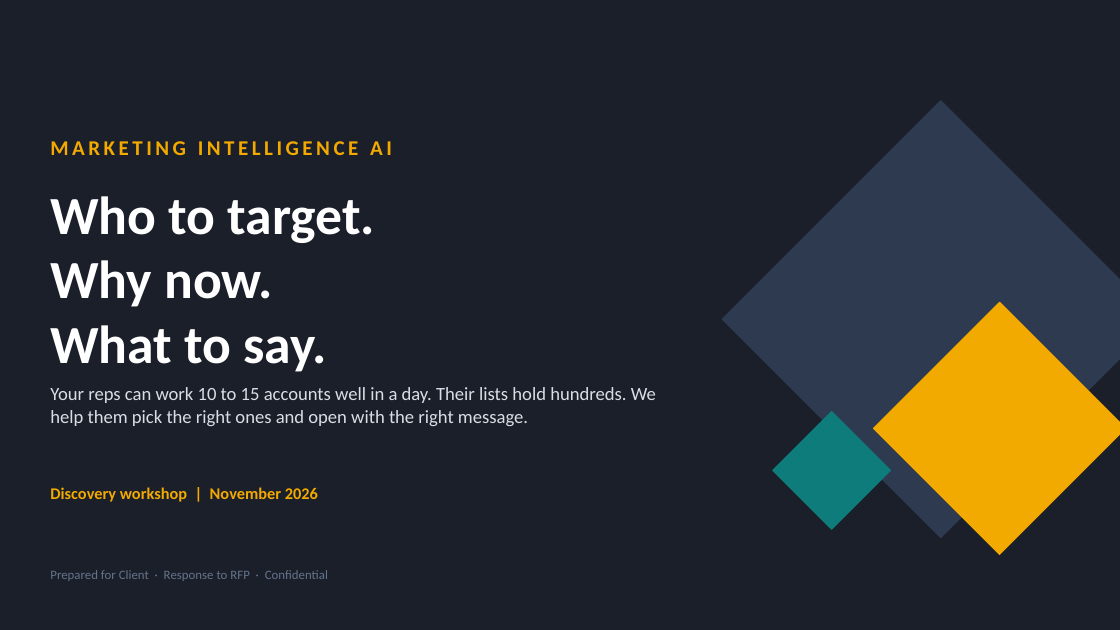
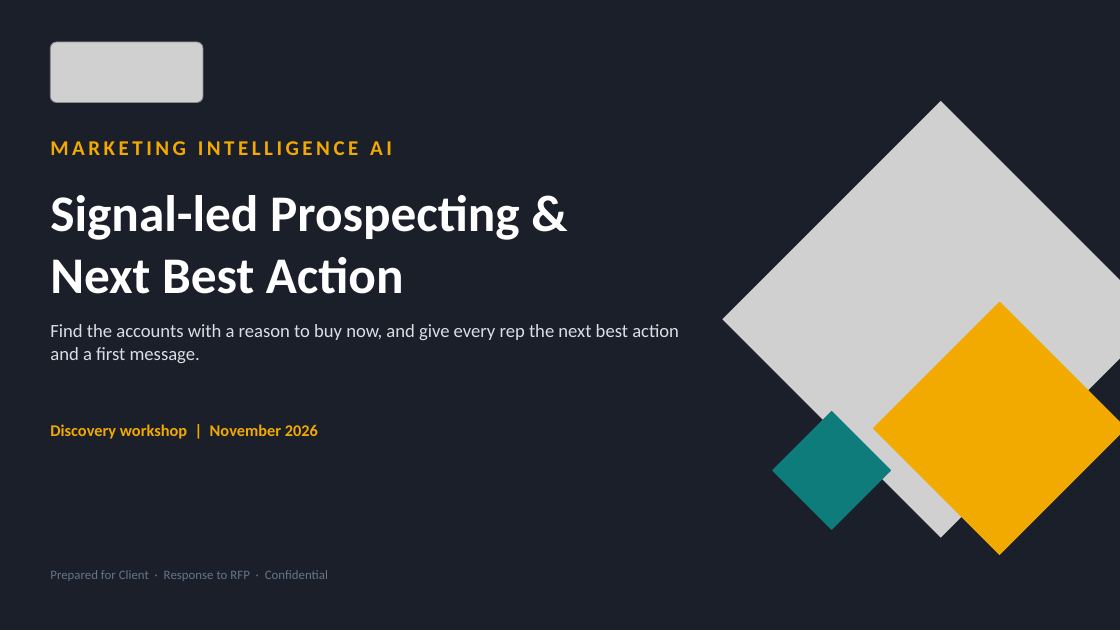
Before and after one commit to shantanusharma-commits/Demand-AI---POC, a slide deck: slide 1 of proposal/Marketing_Intelligence_AI_Pilot_Proposal.pptx. Drawn at 1120x630 pixels with LibreOffice and Linux fonts; fonts in the diff are those of the drawing; grey boxes stand for pictures. Boxes give left, top, right and bottom in pixels: in the first picture for what was removed or moved away, otherwise in the second. Text is boxed around its words. In the diff, an @@ line names an element or a change of style, - is before the commit and + after.

```diff
--- a/proposal/Marketing_Intelligence_AI_Pilot_Proposal.pptx
+++ b/proposal/Marketing_Intelligence_AI_Pilot_Proposal.pptx
@@ picture added at <box>50,42,203,103</box> @@
@@ diamond removed at <box>723,101,1120,538</box> @@
@@ picture added at <box>723,101,1120,538</box> @@
@@ text at <box>50,195,520,294</box>: text changed; size 46 to 44 pt @@
-Who to target.
-Why now.
-What to say.
+Signal-led Prospecting &
+Next Best Action
@@ text at <box>50,324,679,363</box>: text changed @@
-Your reps can work 10 to 15 accounts well in a day. Their lists hold hundreds. We help them pick the right ones and open with the right message.
+Find the accounts with a reason to buy now, and give every rep the next best action and a first message.
@@ text "Discovery workshop | November 2026": place and size @@
-text "Discovery workshop | November 2026" at <box>50,487,318,502</box>
+text "Discovery workshop | November 2026" at <box>50,424,318,439</box>
```
